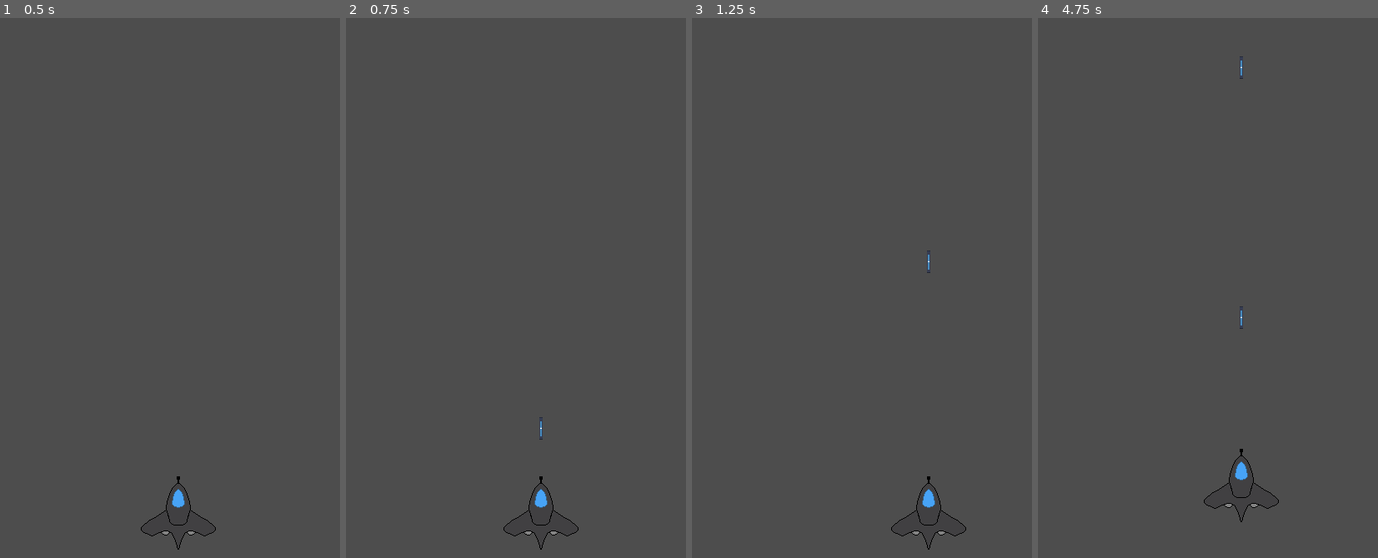
Above: before the commit, frames 1-4 (left to right).
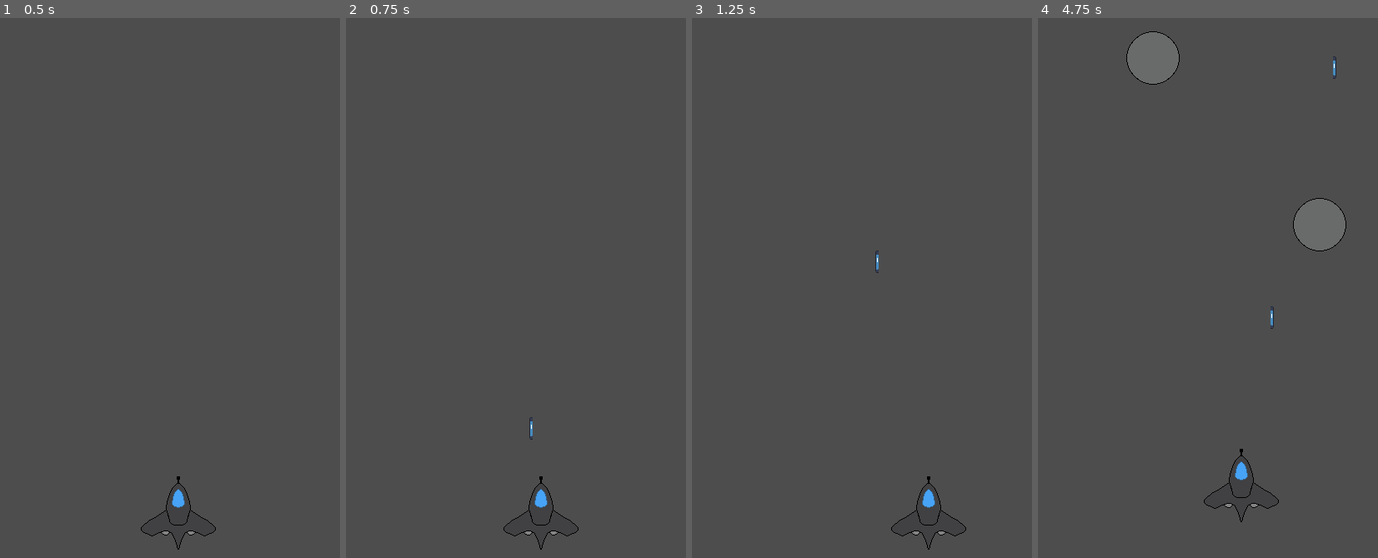
Above: after the commit, the same moments.

Repository: prachtkira/SimpleShooter
Game: Godot game, scene res://scenes/main.tscn
Same seed, same stepped clock (60 frames per second), same inputs: the game is played once before the commit and once after it. The engine's default icon, where the game draws it, is replaced by a stand-in: a white triangle on a blue panel in a dark square.
Inputs (mouse positions are in pixels of both pictures, inside the frame that each line leads up to):
- Up to frame 1 (0.5 s): no input
- Up to frame 2 (0.75 s): tap Enter at 0.5 s; move the mouse to (587, 261) at 0.52 s; hold Right (ui_right) from 0.53 s (still down); click (587, 261) at 0.6 s
- Up to frame 3 (1.25 s): keep holding Right (ui_right)
- Up to frame 4 (4.75 s): move the mouse to (1133, 315) at 1.27 s; release Right (ui_right) at 1.28 s; hold Down (ui_down) 1.28-2.03 s; click (1133, 315) at 1.35 s; move the mouse to (1238, 169) at 2.02 s; hold Right (ui_right) 2.03-2.78 s; click (1238, 169) at 2.1 s; move the mouse to (1184, 396) at 2.77 s; hold Up (ui_up) 2.78-3.53 s; click (1184, 396) at 2.85 s; move the mouse to (1306, 369) at 3.52 s; hold Left (ui_left) from 3.53 s (still down); click (1306, 369) at 3.6 s; move the mouse to (1099, 207) at 4.27 s; click (1099, 207) at 4.35 s

Frame 1 is identical in both runs. In frame 2, less than 0.1% of the frame differs, in the area x 53-58%, y 73-79%; in frame 3, less than 0.1%; in frame 4, 2.5%, in the area x 25-91%, y 2-58%.

Commit message:
Meteor Spawns
Added a placeholder meteor, meteors are now spawning and moving towards the player

Diff:
--- a/project.godot
+++ b/project.godot
@@ -62,8 +62,3 @@
 , Object(InputEventKey,"resource_local_to_scene":false,"resource_name":"","device":-1,"window_id":0,"alt_pressed":false,"shift_pressed":false,"ctrl_pressed":false,"meta_pressed":false,"pressed":false,"keycode":0,"physical_keycode":32,"key_label":0,"unicode":32,"echo":false,"script":null)
 ]
 }
-
-[rendering]
-
-renderer/rendering_method="gl_compatibility"
-renderer/rendering_method.mobile="gl_compatibility"
--- a/scenes/bullet.tscn
+++ b/scenes/bullet.tscn
@@ -18,3 +18,9 @@
 [node name="CollisionShape2D" type="CollisionShape2D" parent="."]
 position = Vector2(0, -2)
 shape = SubResource("RectangleShape2D_vos06")
+
+[node name="BulletNotifier" type="VisibleOnScreenNotifier2D" parent="."]
+position = Vector2(0, 11)
+scale = Vector2(0.2, 0.075)
+
+[connection signal="screen_exited" from="BulletNotifier" to="." method="_on_bullet_notifier_screen_exited"]
--- a/scenes/main.tscn
+++ b/scenes/main.tscn
@@ -1,8 +1,11 @@
-[gd_scene load_steps=2 format=3 uid="uid://cgowk4a2puick"]
+[gd_scene load_steps=3 format=3 uid="uid://cgowk4a2puick"]
 
 [ext_resource type="PackedScene" uid="uid://b5jnur3swvw1y" path="res://scenes/player.tscn" id="1_4omqd"]
+[ext_resource type="PackedScene" uid="uid://ihvoifn63k6t" path="res://scenes/meteor_spawner.tscn" id="2_rwais"]
 
 [node name="Main" type="Node2D"]
 
 [node name="Player" parent="." instance=ExtResource("1_4omqd")]
 position = Vector2(226, 606)
+
+[node name="MeteorSpawner" parent="." instance=ExtResource("2_rwais")]
--- /dev/null
+++ b/scenes/meteor.tscn
@@ -0,0 +1,17 @@
+[gd_scene load_steps=4 format=3 uid="uid://cxgs3vxq57o6r"]
+
+[ext_resource type="Script" path="res://scripts/meteor.gd" id="1_2tinj"]
+[ext_resource type="Texture2D" uid="uid://csujwl3xmls0j" path="res://assets/meteor.png" id="2_7l0x7"]
+
+[sub_resource type="CircleShape2D" id="CircleShape2D_du08f"]
+radius = 31.1448
+
+[node name="Meteor" type="Area2D"]
+script = ExtResource("1_2tinj")
+
+[node name="Sprite2D" type="Sprite2D" parent="."]
+texture_filter = 1
+texture = ExtResource("2_7l0x7")
+
+[node name="CollisionShape2D" type="CollisionShape2D" parent="."]
+shape = SubResource("CircleShape2D_du08f")
--- /dev/null
+++ b/scenes/meteor_spawner.tscn
@@ -0,0 +1,26 @@
+[gd_scene load_steps=2 format=3 uid="uid://ihvoifn63k6t"]
+
+[ext_resource type="Script" path="res://scripts/meteor_spawner.gd" id="1_38ac4"]
+
+[node name="MeteorSpawner" type="Node2D"]
+script = ExtResource("1_38ac4")
+
+[node name="Timer" type="Timer" parent="."]
+wait_time = 2.0
+autostart = true
+
+[node name="Positions" type="Node2D" parent="."]
+
+[node name="Spawn1" type="Marker2D" parent="Positions"]
+position = Vector2(50, -25)
+
+[node name="Spawn2" type="Marker2D" parent="Positions"]
+position = Vector2(150, -25)
+
+[node name="Spawn3" type="Marker2D" parent="Positions"]
+position = Vector2(250, -25)
+
+[node name="Spawn4" type="Marker2D" parent="Positions"]
+position = Vector2(350, -25)
+
+[connection signal="timeout" from="Timer" to="." method="_on_timer_timeout"]
--- a/scenes/player.tscn
+++ b/scenes/player.tscn
@@ -1,10 +1,17 @@
-[gd_scene load_steps=4 format=3 uid="uid://b5jnur3swvw1y"]
+[gd_scene load_steps=6 format=3 uid="uid://b5jnur3swvw1y"]
 
 [ext_resource type="Script" path="res://scripts/player.gd" id="1_y0lic"]
 [ext_resource type="Texture2D" uid="uid://d06rcslrwfsh" path="res://assets/rocket.png" id="2_7ttmb"]
 
-[sub_resource type="CircleShape2D" id="CircleShape2D_kjo2j"]
-radius = 39.0128
+[sub_resource type="CapsuleShape2D" id="CapsuleShape2D_2pg53"]
+radius = 13.0
+height = 78.0
+
+[sub_resource type="RectangleShape2D" id="RectangleShape2D_jkfk7"]
+size = Vector2(41.4749, 15.811)
+
+[sub_resource type="RectangleShape2D" id="RectangleShape2D_1te1x"]
+size = Vector2(42.1371, 15.4434)
 
 [node name="Player" type="CharacterBody2D"]
 motion_mode = 1
@@ -14,6 +21,18 @@
 texture_filter = 1
 texture = ExtResource("2_7ttmb")
 
-[node name="CollisionShape2D" type="CollisionShape2D" parent="."]
-position = Vector2(1, -9)
-shape = SubResource("CircleShape2D_kjo2j")
+[node name="CollisionShapeMiddle" type="CollisionShape2D" parent="."]
+position = Vector2(0, -9)
+shape = SubResource("CapsuleShape2D_2pg53")
+
+[node name="CollisionShapeLeft" type="CollisionShape2D" parent="."]
+position = Vector2(-22.6998, -0.681559)
+rotation = -0.598648
+shape = SubResource("RectangleShape2D_jkfk7")
+
+[node name="CollisionShapeRight" type="CollisionShape2D" parent="."]
+position = Vector2(23.3785, -0.0889512)
+rotation = 0.598648
+shape = SubResource("RectangleShape2D_1te1x")
+
+[node name="BulletNode" type="Node" parent="."]
--- a/scripts/bullet.gd
+++ b/scripts/bullet.gd
@@ -1,6 +1,10 @@
 extends Area2D
 
 @export var bulletSpeed: int = 10
+@onready var bulletNotifier = $BulletNotifier
 
 func _physics_process(delta):
 	global_position.y -= bulletSpeed*delta
+
+func _on_bullet_notifier_screen_exited():
+	queue_free()
--- /dev/null
+++ b/scripts/meteor.gd
@@ -0,0 +1,6 @@
+extends Area2D
+
+@export var meteorSpeed: int = 100
+
+func _physics_process(delta):
+	global_position.y += meteorSpeed*delta
--- /dev/null
+++ b/scripts/meteor_spawner.gd
@@ -0,0 +1,15 @@
+extends Node2D
+
+@onready var spawnPos = $Positions
+var meteorScene = preload("res://scenes/meteor.tscn")
+
+func _on_timer_timeout():
+	meteorSpawner()
+
+func meteorSpawner():
+	var posArray = spawnPos.get_children()
+	var randPos = posArray.pick_random()
+
+	var meteorInstance = meteorScene.instantiate()
+	meteorInstance.global_position = randPos.global_position
+	add_child(meteorInstance)
--- a/scripts/player.gd
+++ b/scripts/player.gd
@@ -1,15 +1,17 @@
 extends CharacterBody2D
 
 @export var movementSpeed : int = 100
+var bulletScene = preload("res://scenes/bullet.tscn")
+@onready var bulletNode = $BulletNode
 
 func _process(delta):
 	if Input.is_action_just_pressed("shoot"):
 		shoot()
 
 func shoot():
-	var bulletScene = preload("res://scenes/bullet.tscn")
 	var bulletInstance = bulletScene.instantiate()
-	add_child(bulletInstance)
+	bulletNode.add_child(bulletInstance)
+	bulletInstance.global_position = global_position
 	bulletInstance.global_position.y -= 65
 
 func _physics_process(delta):
Binary file added: assets/meteor.png
Not shown, added: assets/meteor.png.import
